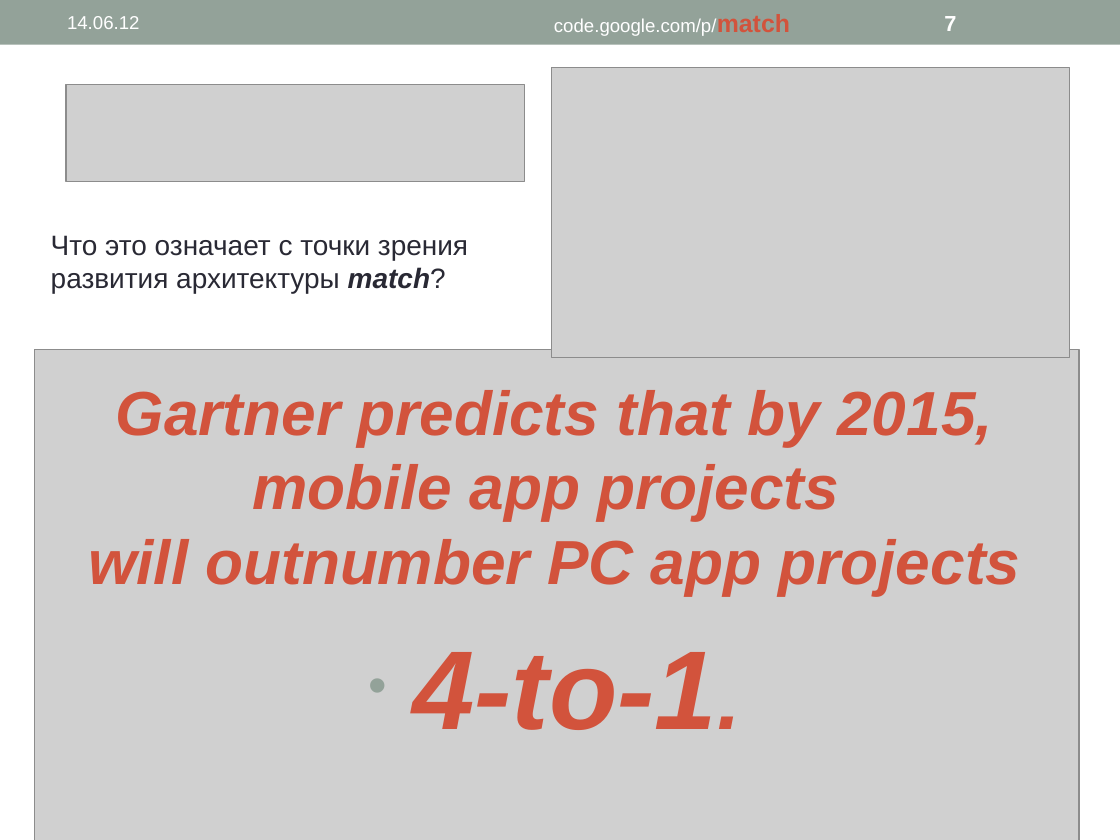
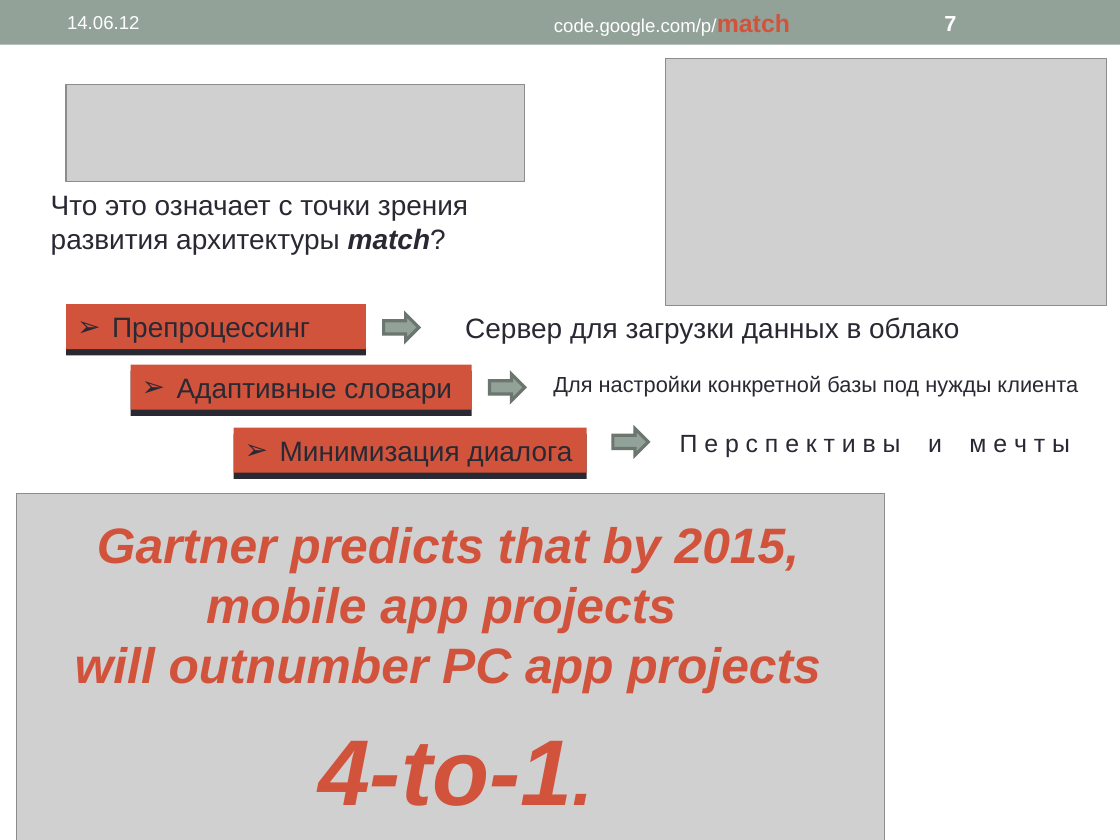
Before and after one commit to PavelKhrapkin/match, a slide deck: slide 7 of wiki/match.ppt. Drawn at 1120x840 pixels with LibreOffice and Linux fonts; fonts in the diff are those of the drawing; grey boxes stand for pictures. Boxes give left, top, right and bottom in pixels: in the first picture for what was removed or moved away, otherwise in the second. Text is boxed around its words. In the diff, an @@ line names an element or a change of style, - is before the commit and + after.

```diff
--- a/wiki/match.ppt
+++ b/wiki/match.ppt
@@ picture: place and size @@
-picture at box(551, 67, 1068, 357)
+picture at box(665, 58, 1105, 305)
@@ text "Что это означает с точки ...": place and size @@
-text "Что это означает с точки ..." at box(51, 235, 468, 293)
+text "Что это означает с точки ..." at box(51, 195, 468, 254)
@@ rectangle added at box(66, 305, 366, 349), fill #D2533C, 18 pt, text #292934 @@
+➢ Препроцессинг
@@ right arrow added at box(384, 315, 419, 342), fill #93A299, outline #6B766F 2.07 pt @@
@@ text added at box(465, 317, 959, 344), 18 pt, text #292934 @@
+Сервер для загрузки данных в облако
@@ rectangle added at box(131, 365, 473, 410), fill #D2533C, 18 pt, text #292934 @@
+➢ Адаптивные словари
@@ right arrow added at box(489, 374, 525, 401), fill #93A299, outline #6B766F 2.07 pt @@
@@ text added at box(553, 376, 1078, 397), 14 pt, text #292934 @@
+Для настройки конкретной базы под нужды клиента
@@ rectangle added at box(234, 428, 587, 473), fill #D2533C, 18 pt, text #292934 @@
+➢ Минимизация диалога
@@ right arrow added at box(613, 429, 648, 456), fill #93A299, outline #6B766F 2.07 pt @@
@@ text added at box(680, 435, 1070, 457), 16 pt, text #292934 @@
+П е р с п е к т и в ы и м е ч т ы
@@ picture: place and size @@
-picture at box(35, 349, 1080, 840)
+picture at box(17, 494, 885, 840)
@@ text "Gartner predicts that by 2015, ...": place and size @@
-text "Gartner predicts that by 2015, ..." at box(88, 390, 1021, 730)
+text "Gartner predicts that by 2015, ..." at box(75, 527, 821, 806)
@@ text "Gartner predicts that by 2015, ..." at box(75, 527, 821, 806): size 40 to 32 pt; size 72 to 60 pt, size 54 to 48 pt in "4-to-1."; less space between paragraphs; bullet • to none @@
```
